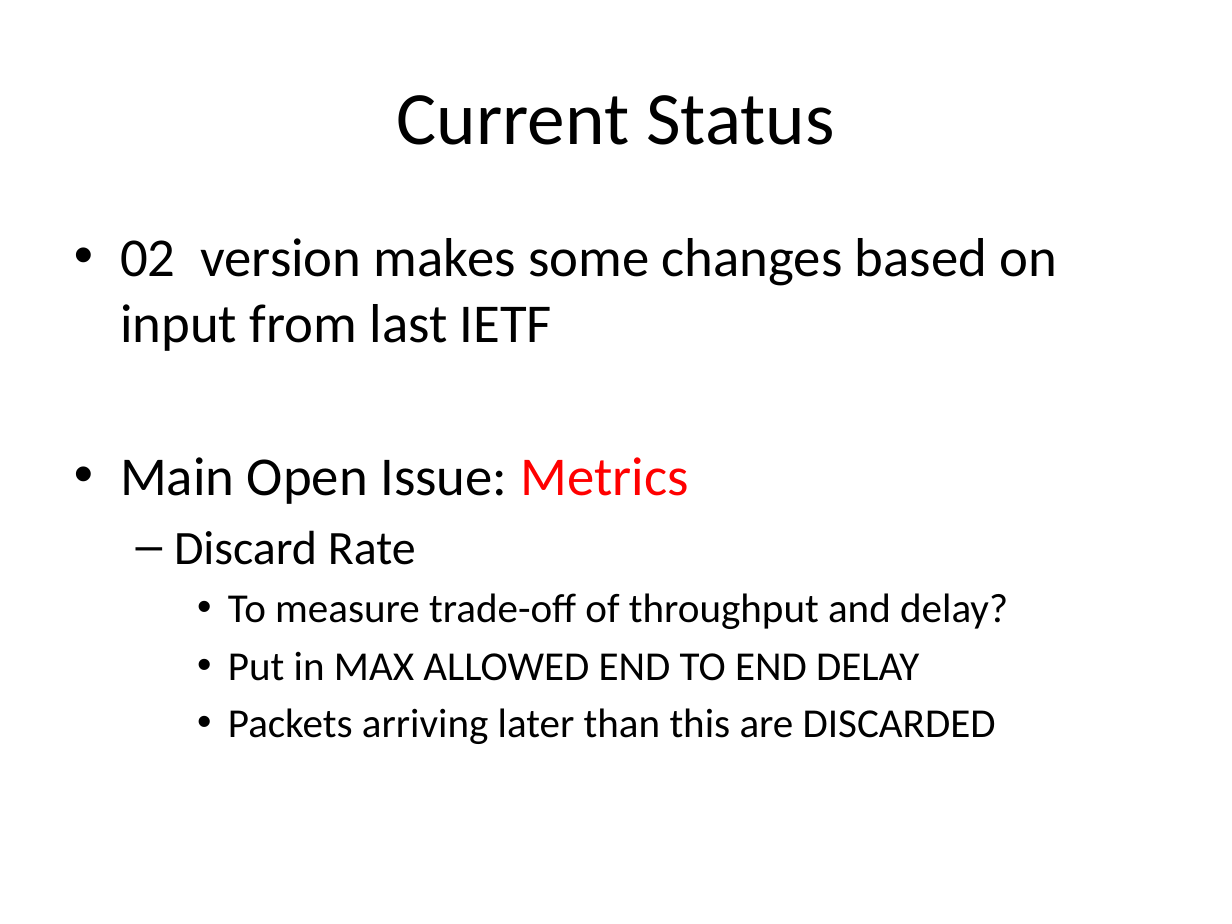
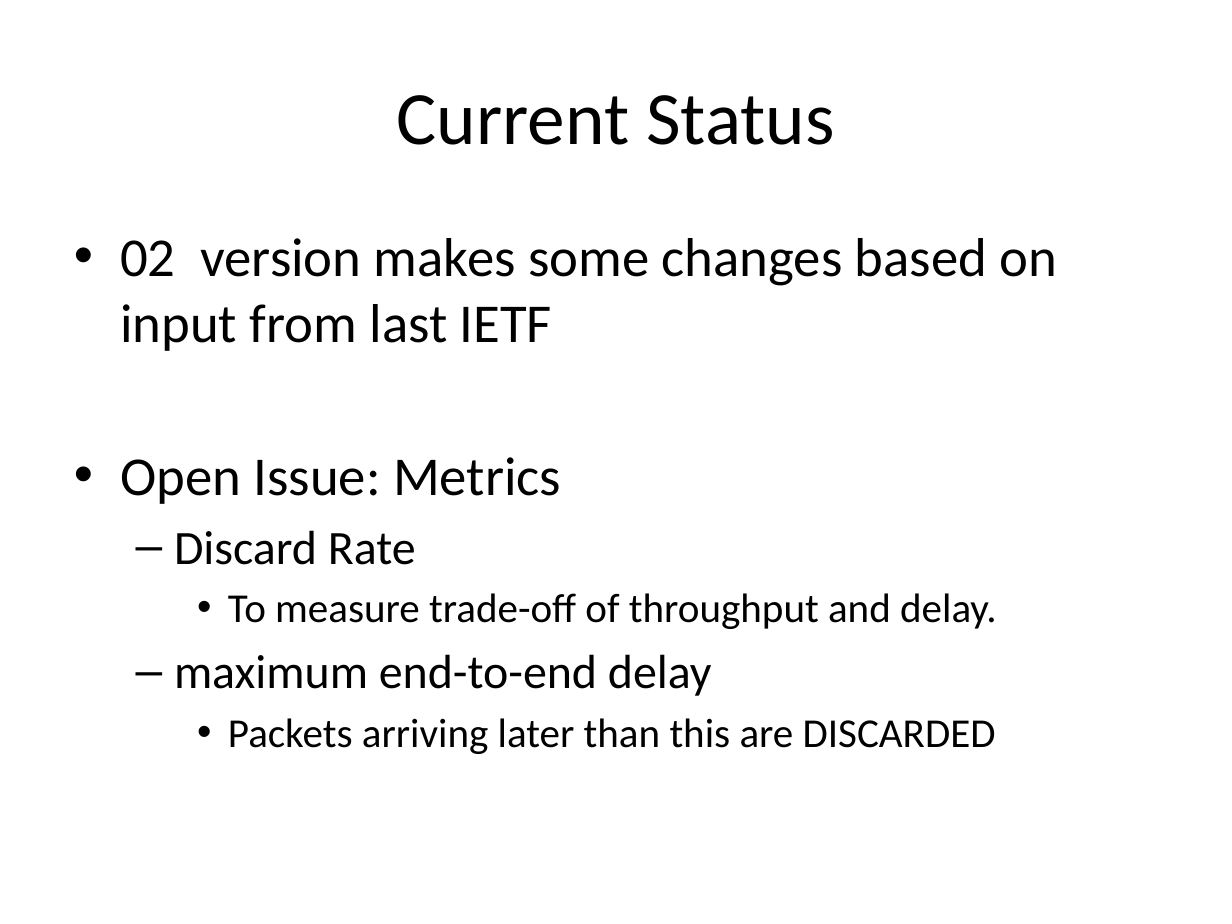
Before and after one commit to protocols-comnet/rmcat-eval-criteria, a slide deck: slide 2 of ppt-ietf86-rmcat-cc-eval-00.pptx. Drawn at 1232x924 pixels with LibreOffice and Linux fonts; fonts in the diff are those of the drawing. Boxes give left, top, right and bottom in pixels: in the first picture for what was removed or moved away, otherwise in the second. Text is boxed around its words. In the diff, an @@ line names an element or a change of style, - is before the commit and + after.

```diff
--- a/ppt-ietf86-rmcat-cc-eval-00.pptx
+++ b/ppt-ietf86-rmcat-cc-eval-00.pptx
@@ text at [120,457,561,504]: text changed @@
-• Main Open Issue: Metrics
+• Open Issue: Metrics
@@ text at [174,593,997,696]: text changed @@
-    • To measure trade-off of throughput and delay?
-    • Put in MAX ALLOWED END TO END DELAY
+    • To measure trade-off of throughput and delay.
+  – maximum end-to-end delay
```
Also in this commit, not shown: 7 other slides changed.
